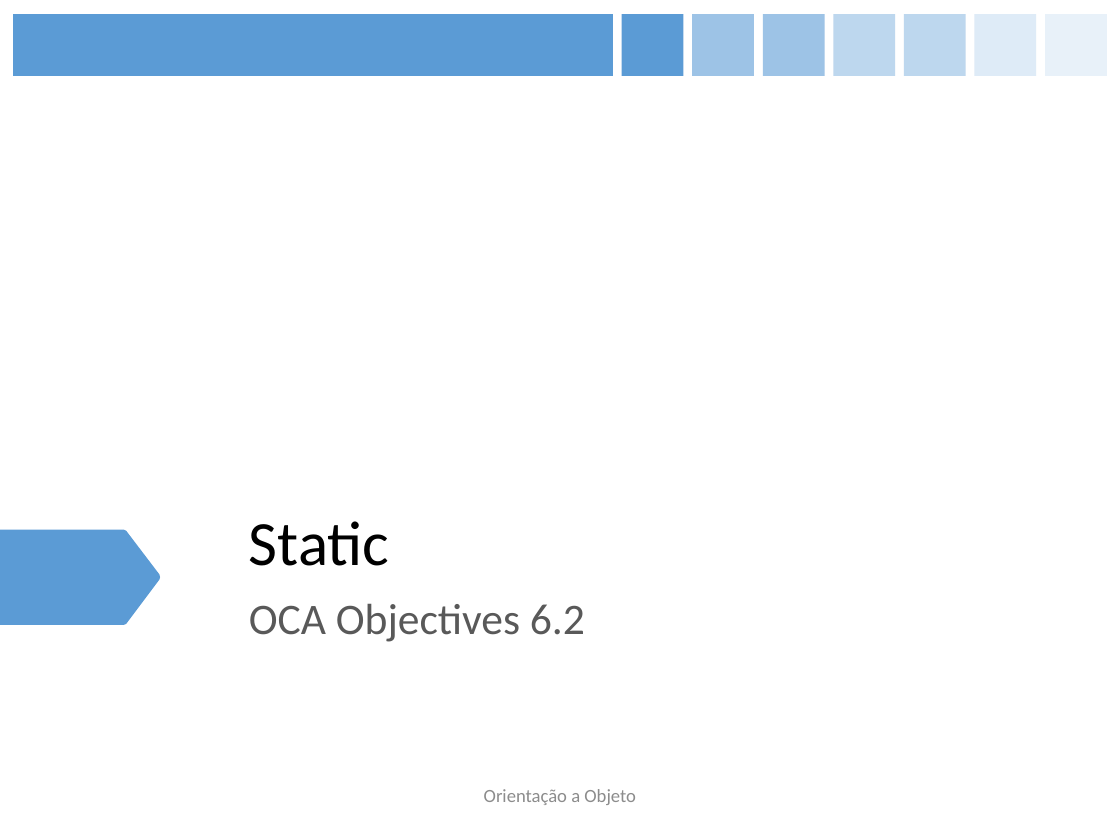
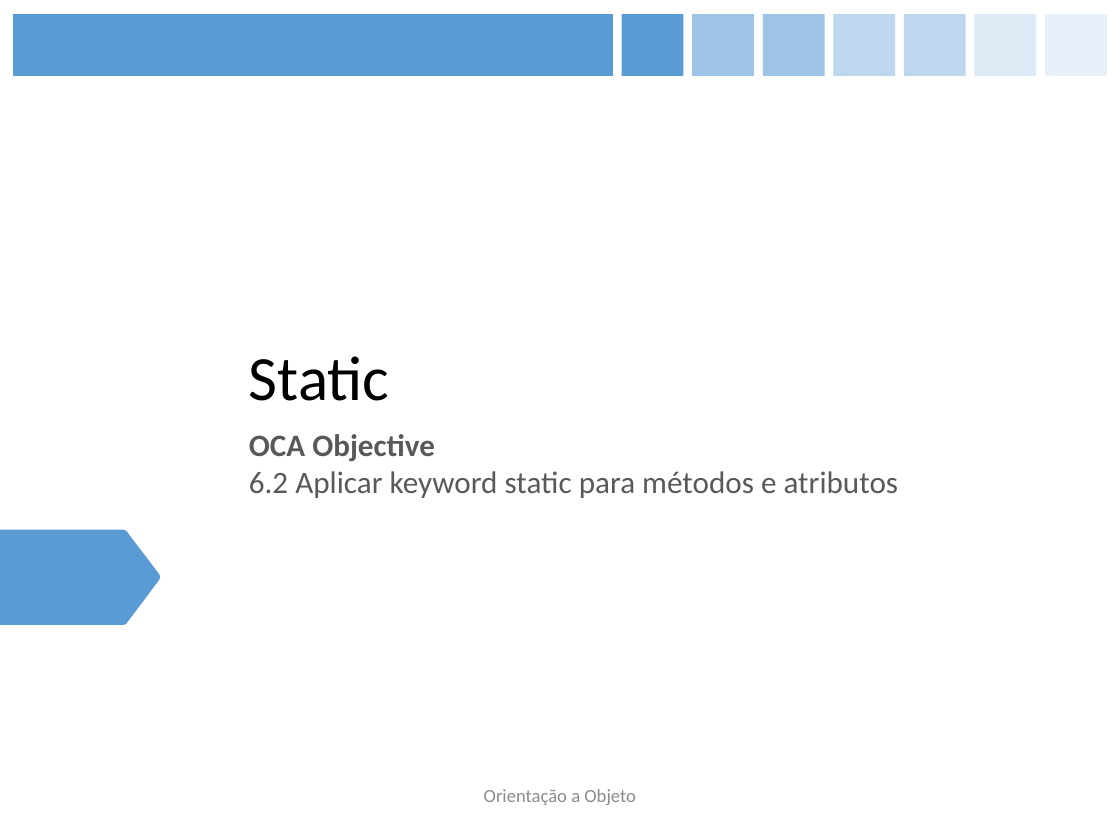
Before and after one commit to figueiredojrr/treinamentoJavaSeOcaAgosto, a slide deck: slide 32 of TreinamentoJavaSeOca/documentos/apresentação/OCA.pptx. Drawn at 1120x840 pixels with LibreOffice and Linux fonts; fonts in the diff are those of the drawing. Boxes give left, top, right and bottom in pixels: in the first picture for what was removed or moved away, otherwise in the second. Text is boxed around its words. In the diff, an @@ line names an element or a change of style, - is before the commit and + after.

```diff
--- a/TreinamentoJavaSeOca/documentos/apresentação/OCA.pptx
+++ b/TreinamentoJavaSeOca/documentos/apresentação/OCA.pptx
@@ title "Static": place and size @@
-title "Static" at <box>249,521,390,566</box>
+title "Static" at <box>249,356,390,401</box>
@@ subtitle at <box>249,434,899,498</box>: text changed; size 28 to 20 pt @@
-OCA Objectives 6.2
+OCA Objective
+6.2 Aplicar keyword static para métodos e atributos
```
Also in this commit, not shown: 6 other slides changed, 1 slide removed.
